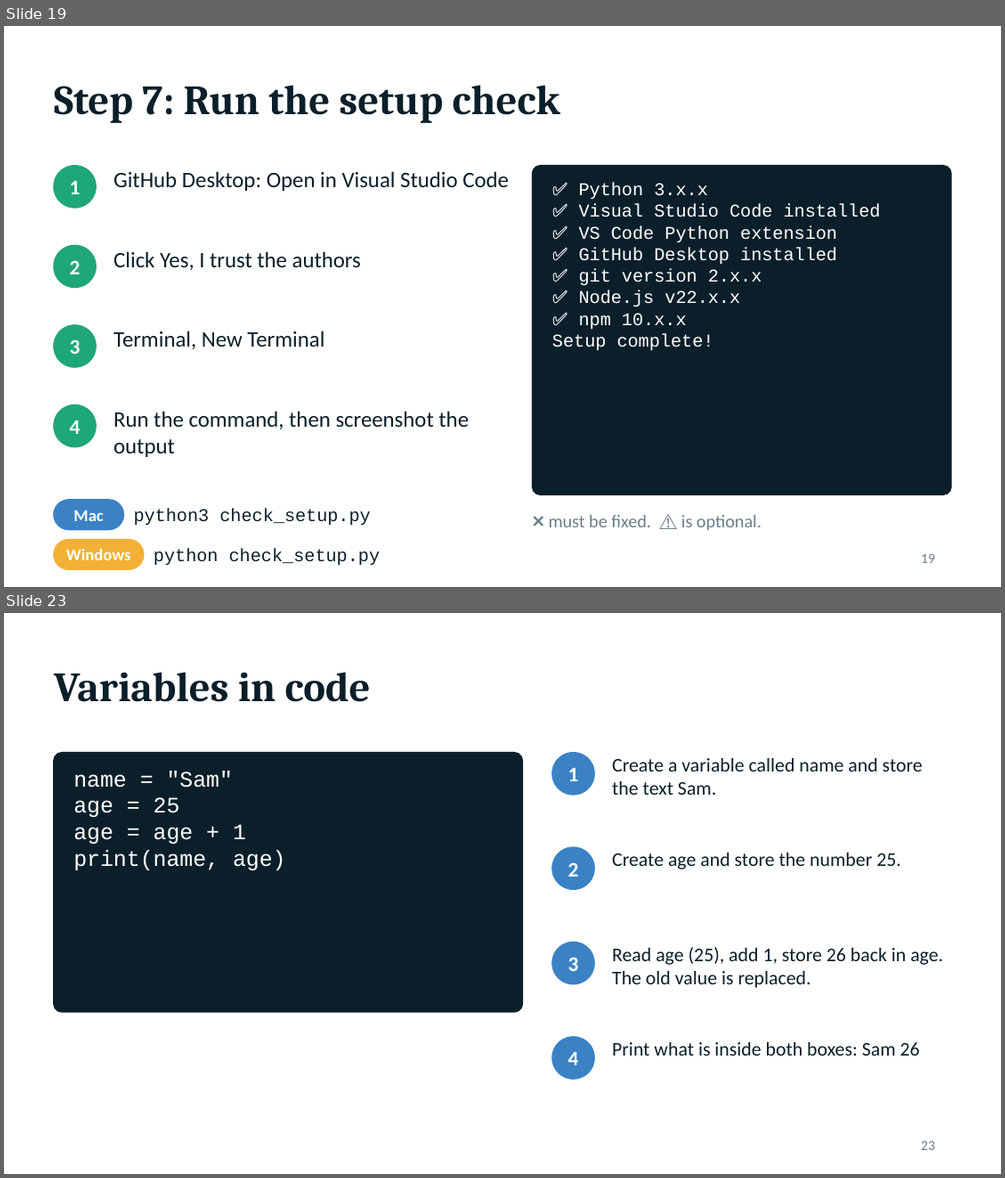
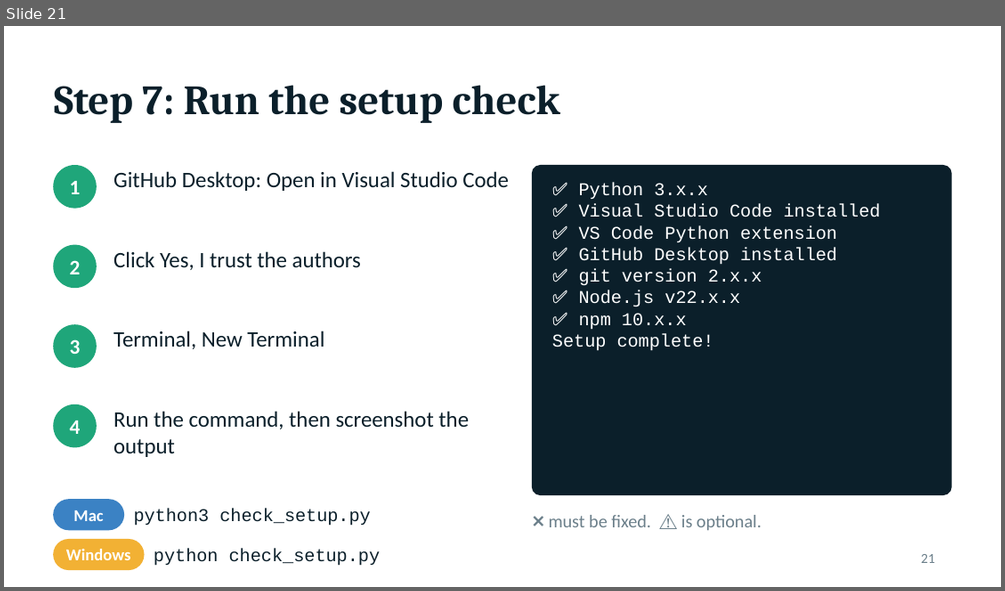
Before and after one commit to ccunnect-tech/BFA, a slide deck: class-1/docs/class-1-setup.pptx. Shown one above the other, each under a label of ours: slides 19 and 23 before the commit, slide 21 after it; the slides between them are not shown. The pictures are 1005x1178 and 1005x591 pixels, drawn with LibreOffice and Linux fonts; fonts in the diff are those of the drawing. Boxes give left, top, right and bottom in pixels: in the first picture for what was removed or moved away, otherwise in the second. Text is boxed around its words. In the diff, an @@ line names an element or a change of style, - is before the commit and + after.

```diff
--- a/class-1/docs/class-1-setup.pptx
+++ b/class-1/docs/class-1-setup.pptx
@@ slide 23 removed at (4, 613, 1001, 1174), background #FFFFFF @@
@@ title removed at (54, 672, 371, 702) @@
-Variables in code
@@ rounded rectangle removed at (54, 753, 522, 1012) @@
@@ text removed at (73, 771, 286, 870) @@
-name = "Sam"
-age = 25
-age = age + 1
-print(name, age)
@@ ellipse removed at (552, 753, 594, 795) @@
@@ text removed at (568, 768, 579, 781) @@
-1
@@ text removed at (612, 758, 922, 795) @@
-Create a variable called name and store the text Sam.
@@ ellipse removed at (552, 847, 594, 889) @@
@@ text removed at (612, 852, 901, 869) @@
-Create age and store the number 25.
@@ text removed at (568, 862, 579, 876) @@
-2
@@ ellipse removed at (552, 942, 594, 984) @@
@@ text removed at (568, 957, 579, 971) @@
-3
@@ text removed at (612, 947, 943, 988) @@
-Read age (25), add 1, store 26 back in age. The old value is replaced.
@@ ellipse removed at (552, 1037, 594, 1078) @@
@@ text removed at (568, 1052, 579, 1065) @@
-4
@@ text removed at (612, 1042, 920, 1055) @@
-Print what is inside both boxes: Sam 26
@@ page number removed at (921, 1141, 935, 1150) @@
-23
@@ what was slide 19 is now slide 21 @@
@@ page number at (921, 554, 935, 563): text changed @@
-19
+21
```
Also in this commit, not shown: 2 slides added, 17 other slides removed, 11 other files.
